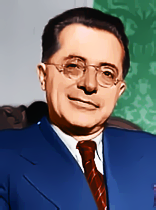
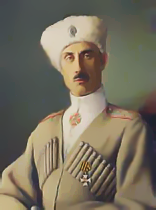
The second 156 × 210 image is a revision of the first. Changes to its layers:
added layer "Ebene 52" above "Ebene 51" over (0, 0, 156, 210)
